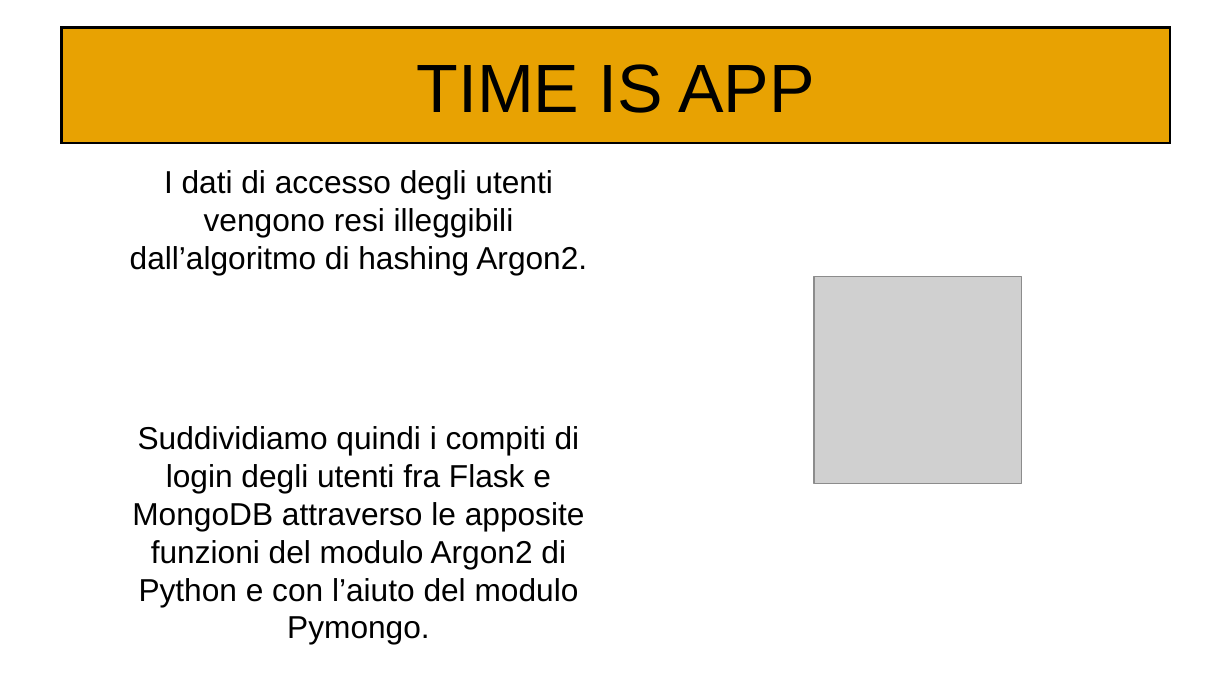
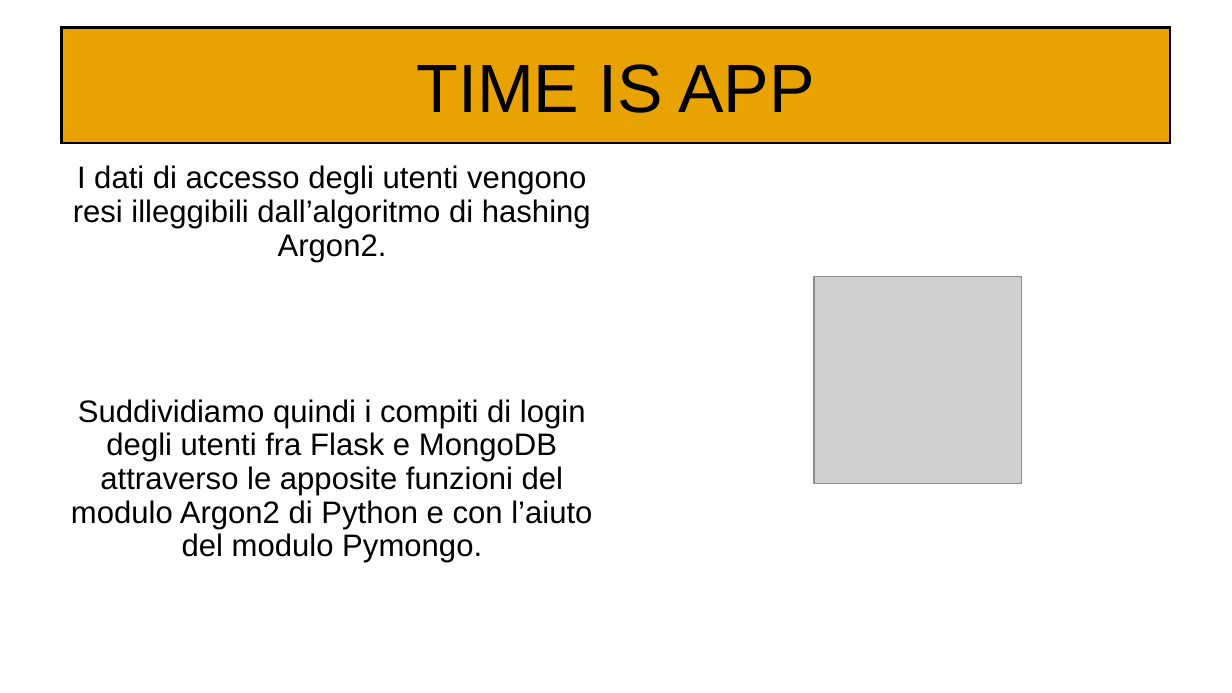
Before and after one commit to Kilne/Progetto_TecWeb, a slide deck: slide 5 of Relazioni/Maiuri.odp. Drawn at 1232x693 pixels with LibreOffice and Linux fonts; fonts in the diff are those of the drawing; grey boxes stand for pictures. Boxes give left, top, right and bottom in pixels: in the first picture for what was removed or moved away, otherwise in the second. Text is boxed around its words. In the diff, an @@ line names an element or a change of style, - is before the commit and + after.

```diff
--- a/Relazioni/Maiuri.odp
+++ b/Relazioni/Maiuri.odp
@@ text "I dati di accesso degli ..." at bbox=[71, 165, 592, 562]: size 20.4 to 20 pt; indent changed; line spacing 1 to 0.9 @@
```
Also in this commit, not shown: 8 other slides changed, 1 slide added, 1 slide removed.
